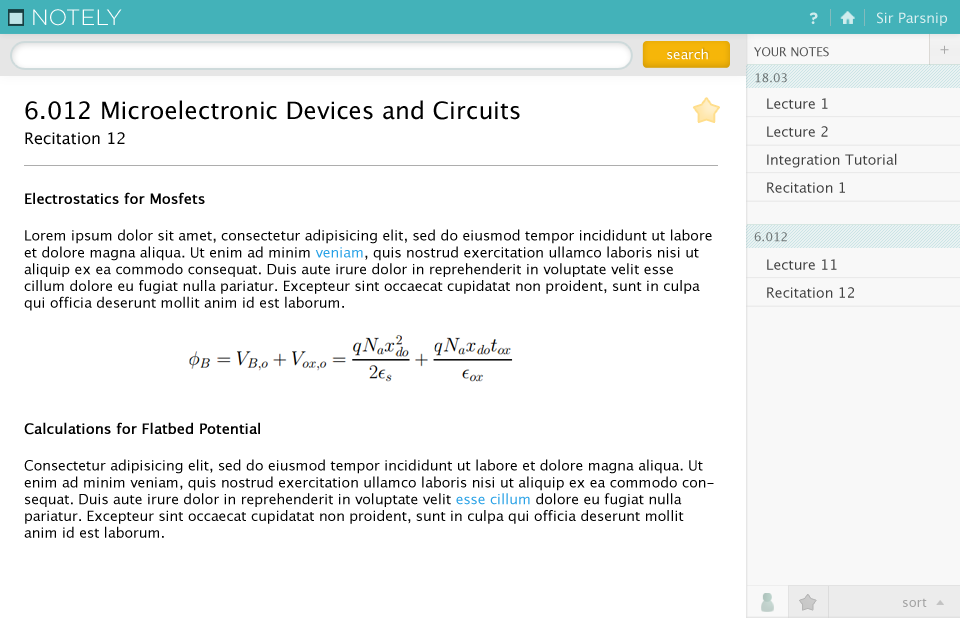
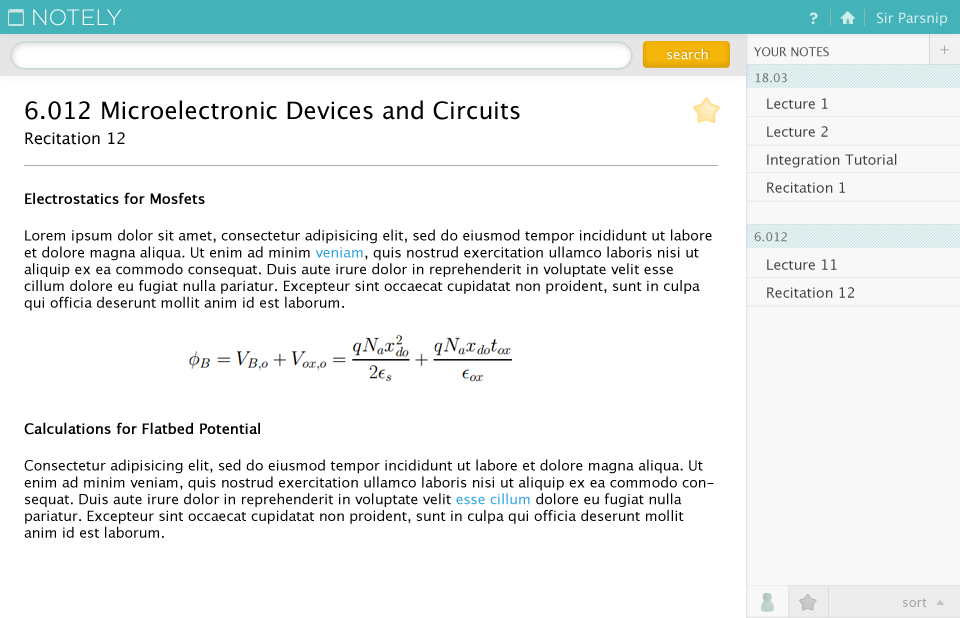
Revision of a layered 960×618 image; what changed, layer by layer:
"notely icon": opacity 65% → 70%, painted on it over <box>8,9,24,26</box>
